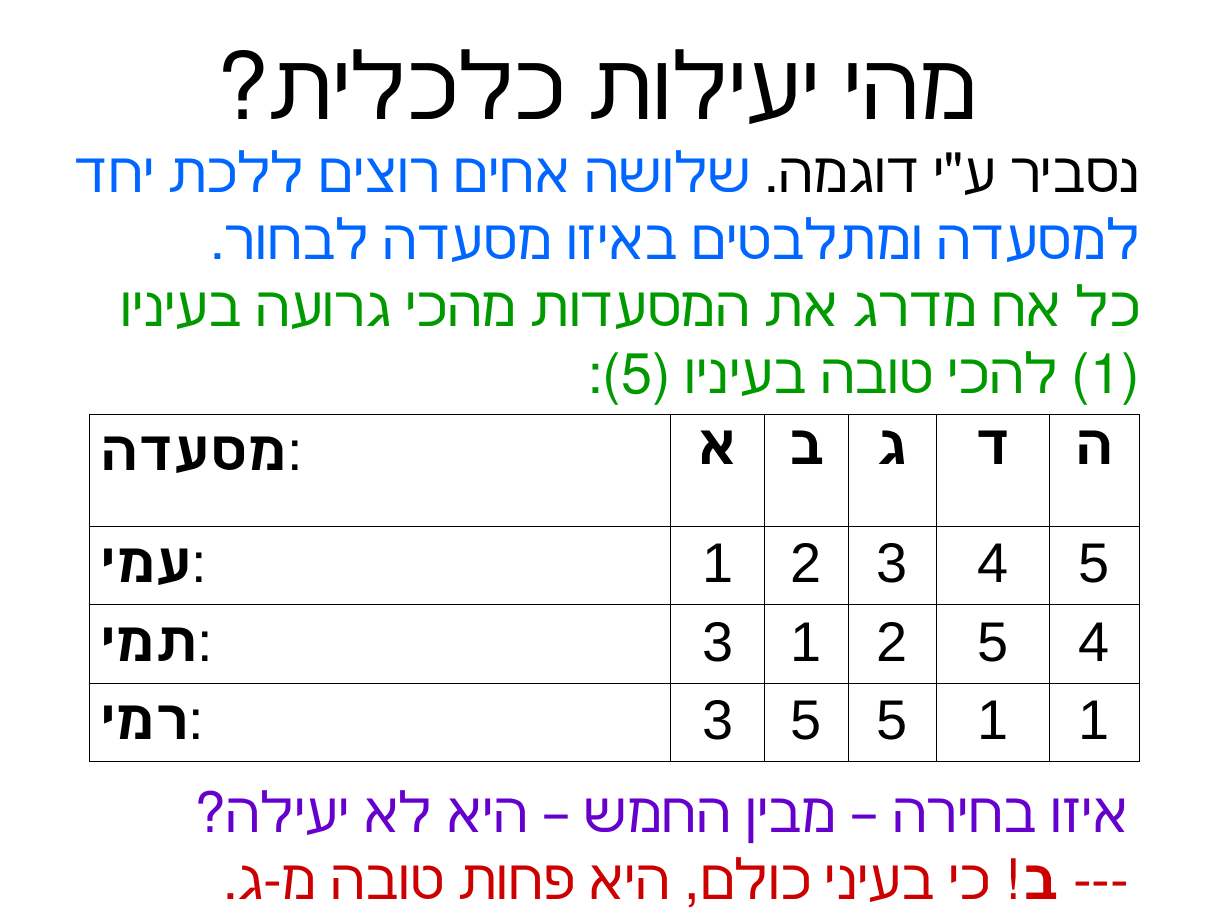
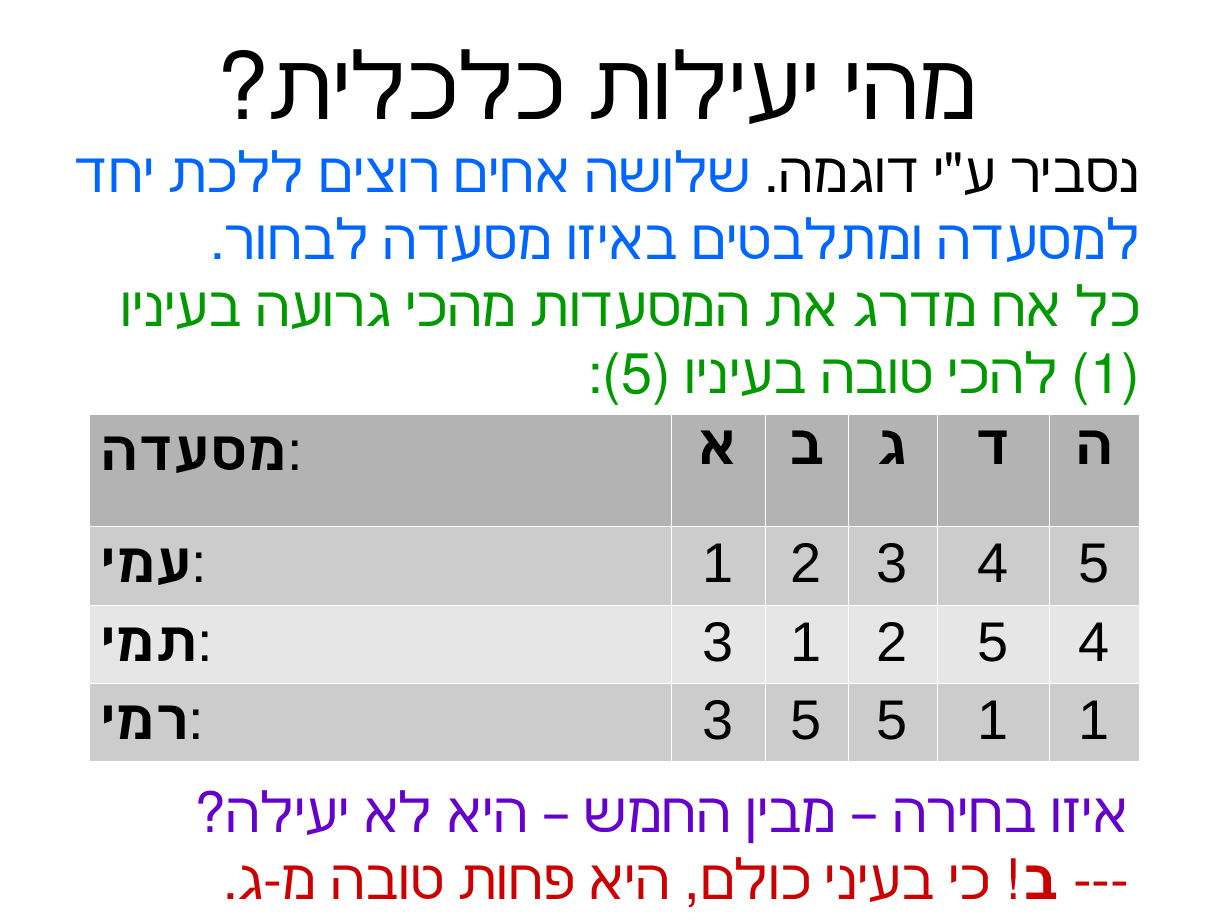
Before and after one commit to erelsgl/ariel-algorithms-5779, a slide deck: slide 2 of 02-pareto-efficiency/slides.odp. Drawn at 1232x924 pixels with LibreOffice and Linux fonts; fonts in the diff are those of the drawing. Boxes give left, top, right and bottom in pixels: in the first picture for what was removed or moved away, otherwise in the second. Text is boxed around its words. In the diff, an @@ line names an element or a change of style, - is before the commit and + after.

```diff
--- a/02-pareto-efficiency/slides.odp
+++ b/02-pareto-efficiency/slides.odp
@@ table at bbox=[89, 414, 1139, 757] @@
@@ fill none to #B3B3B3 in row 1 @@
@@ fill none to #CCCCCC in 12 cells @@
@@ fill none to #E6E6E6 in row 3 @@
@@ borders changed @@
```
Also in this commit, not shown: 8 other slides changed, 14 other files.
